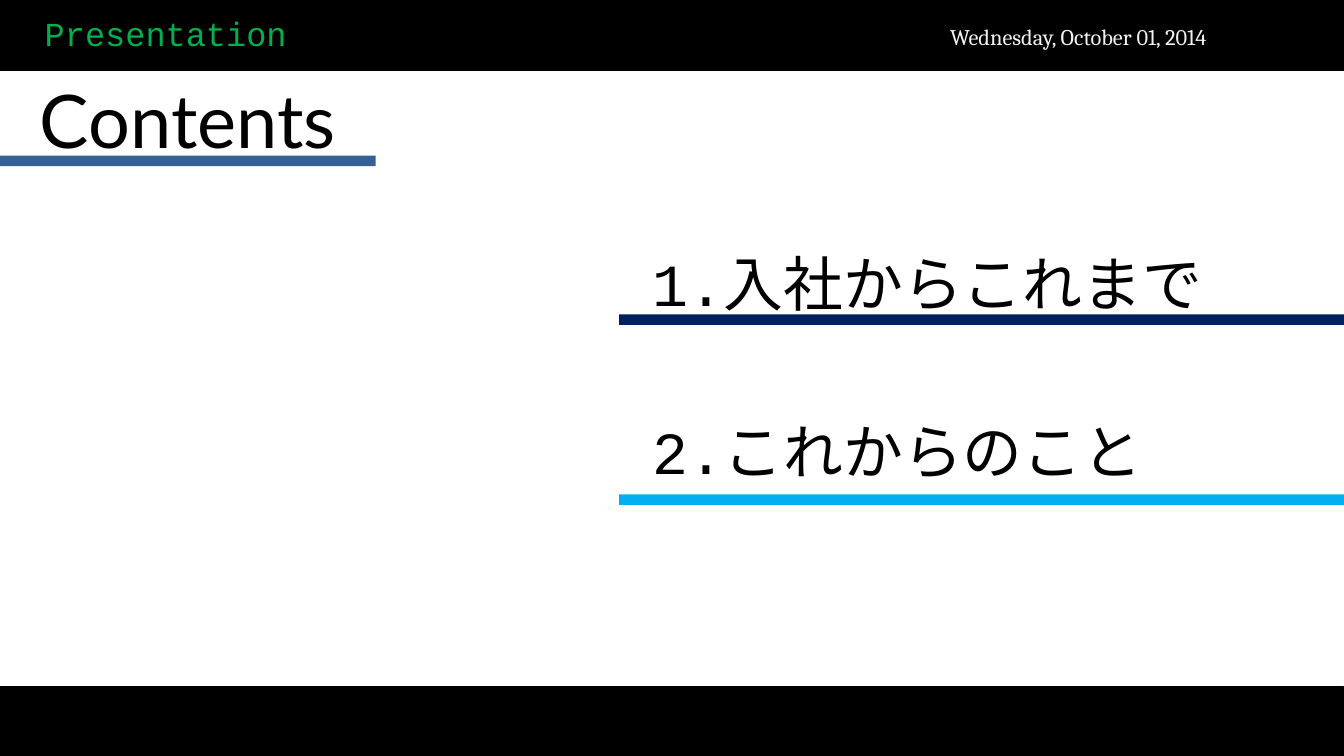
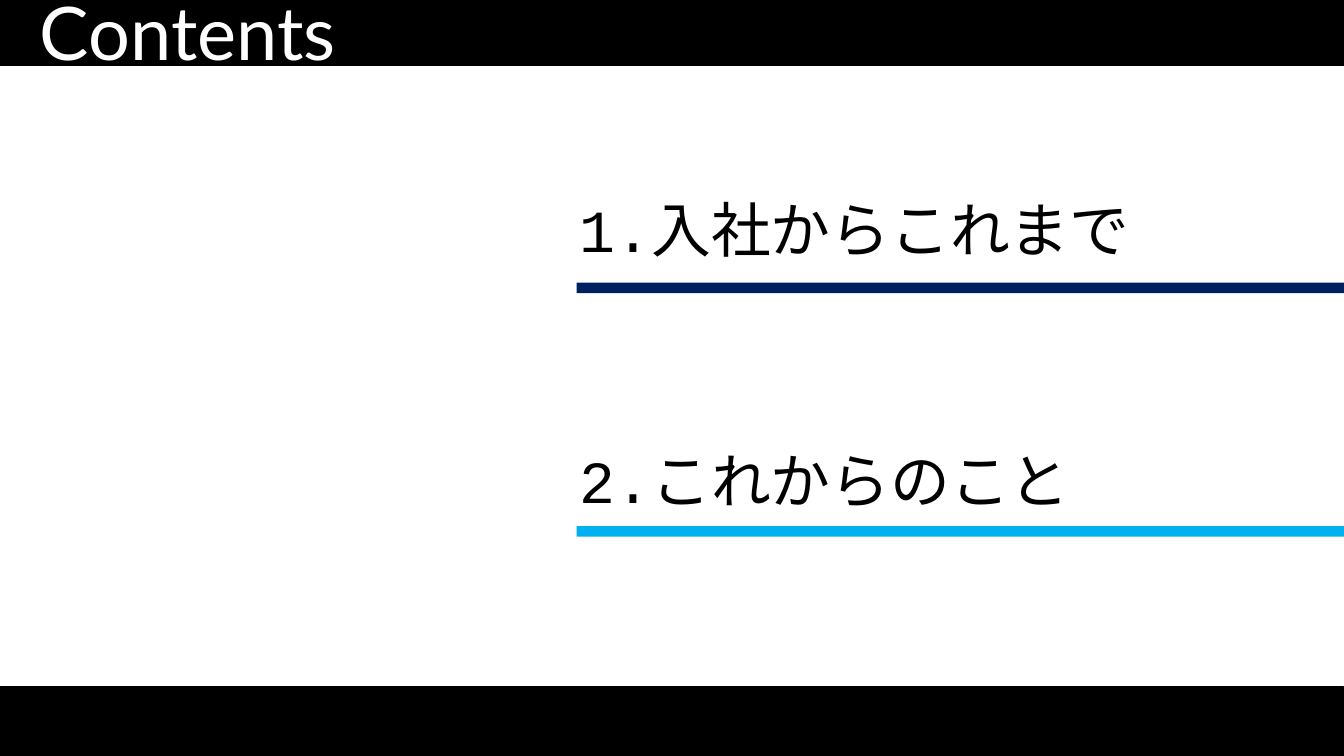
Before and after one commit to scarecrow173/Test, a slide deck: slide 19 of 試用期間終了.pptx (slide 17 before the commit). Drawn at 1344x756 pixels with LibreOffice and Linux fonts; fonts in the diff are those of the drawing; background and template pictures are left out. Boxes give left, top, right and bottom in pixels: in the first picture for what was removed or moved away, otherwise in the second. Text is boxed around its words. In the diff, an @@ line names an element or a change of style, - is before the commit and + after.

```diff
--- a/試用期間終了.pptx
+++ b/試用期間終了.pptx
@@ rectangle: place and size @@
-rectangle at (0,1,1344,69)
+rectangle at (0,0,1344,65)
@@ title "Contents": place and size @@
-title "Contents" at (40,94,336,163)
+title "Contents" at (40,6,336,74)
@@ title "Contents" at (40,6,336,74): text colour #000000 to #FFFFFF @@
@@ text removed at (45,21,287,47) @@
-Presentation
@@ text removed at (950,29,1206,50) @@
-Wednesday, October 01, 2014
@@ rectangle removed at (0,156,376,167) @@
@@ text "1.入社からこれまで" rewrapped from (652,263,1202,477) to (580,209,1130,506) @@
@@ rectangle: place and size @@
-rectangle at (620,314,1344,325)
+rectangle at (577,282,1344,293)
@@ rectangle: place and size @@
-rectangle at (620,495,1344,505)
+rectangle at (577,526,1344,536)
```
Also in this commit, not shown: 20 other slides changed, 2 slides added, 11 other files.
